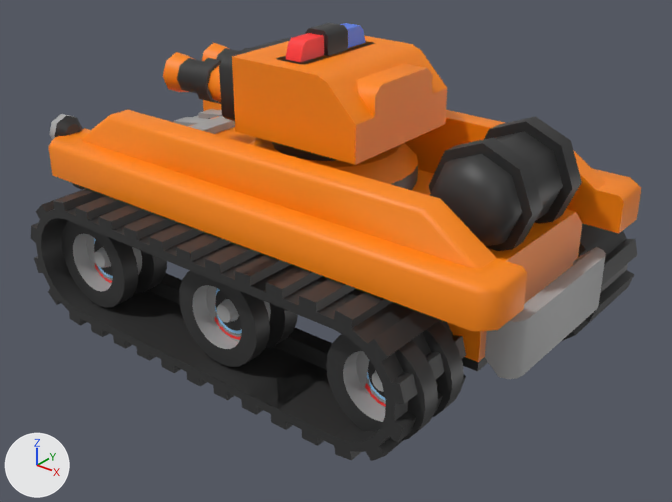
What one commit did to the glTF model public/assets/vehicles-custom/tank.glb.
Rendered twice from a camera (50 mm lens) standing at (4.13, -3.74, 2.38) and looking at (1.19, -0.07, 0.1). Every picture has the same lights, and +X, +Y and +Z are marked at lower left. Where no turn or scale is listed for an object, it has been applied to the vertices.

The first picture shows 'bumper', 'detail_tank', 'tank_skirt.001', 'tank_skirtEdge', 'tank_skirtEdge.003', 'tank_turretBlock', 'track_wideCenter', 'track_wideSide.002', 'track_wideSide.003', 'wheel_tank.003', 'wheel_tank.004', 'wheel_tank.005'.
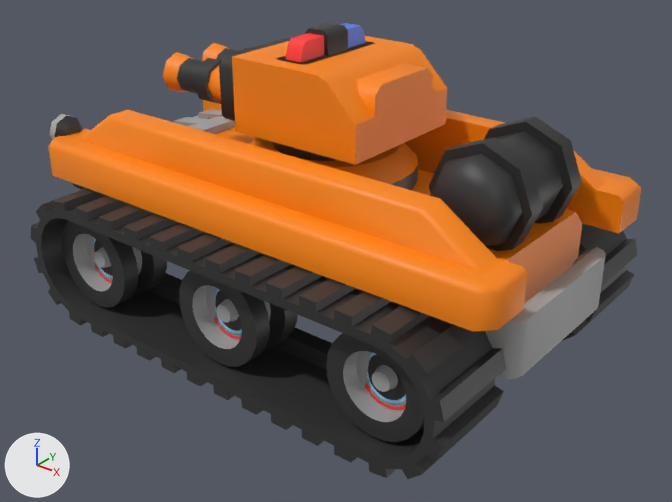
The newer file is also turned or shifted as a whole; pictures and numbers use the older file's frame.

Changed parts and their boxes [x1, y1, x2, y2] in the pictures (672 x 502 px):
'track_wideSide.003', moved, turned: before [31, 188, 184, 357]; after [274, 269, 506, 479]
'track_wideSide.002', moved, turned: before [242, 258, 466, 461]; after [31, 188, 184, 357]

The change, as a list of edits to the scene's bpy script:
```text
Change ob_track_wideside_002:
    ob_track_wideside_002.location: (1.868, -0.971, 0.0) -> (0.068, -0.971, 0.0)
    ob_track_wideside_002.rotation_euler: (-3.142, 0.0, -1.571) -> (0.0, 0.0, -1.571)  # degrees (-180, 0, -90) -> degrees (0, 0, -90)
Change ob_track_wideside_003:
    ob_track_wideside_003.location: (0.068, -0.971, 0.0) -> (2.068, -0.971, 0.0)
    ob_track_wideside_003.rotation_euler: (0.0, 0.0, -1.571) -> (3.142, 0.0, -1.571)  # degrees (0, 0, -90) -> degrees (180, 0, -90)
```
